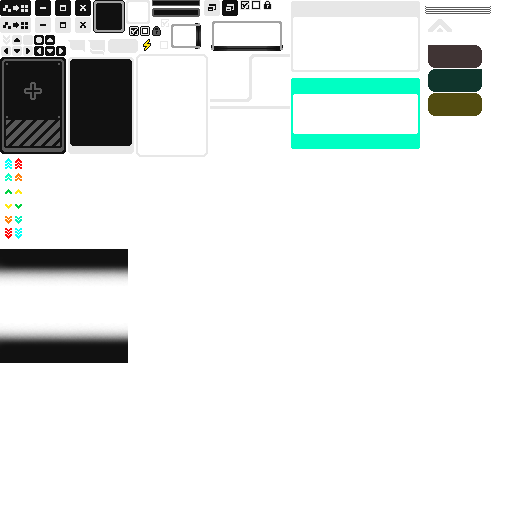
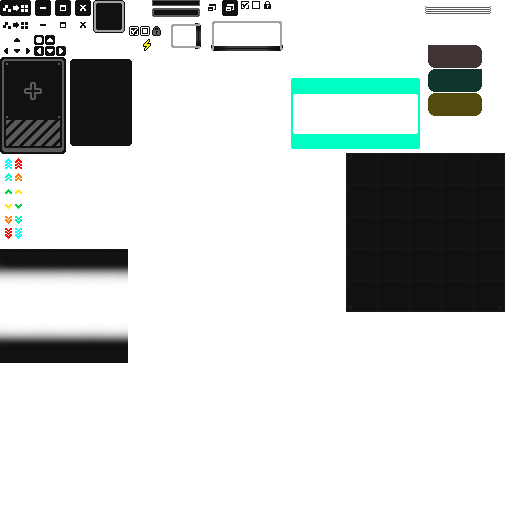
Comparing the layer stacks of the two 512 x 512 images. Changes:
painted on "图层 864 拷贝" over [0, 0, 505, 312]
removed layer "图层 23" over [160, 41, 168, 49]
removed layer "图层 22" over [161, 19, 169, 27]
removed layer "图层 21" over [0, 0, 491, 312]
